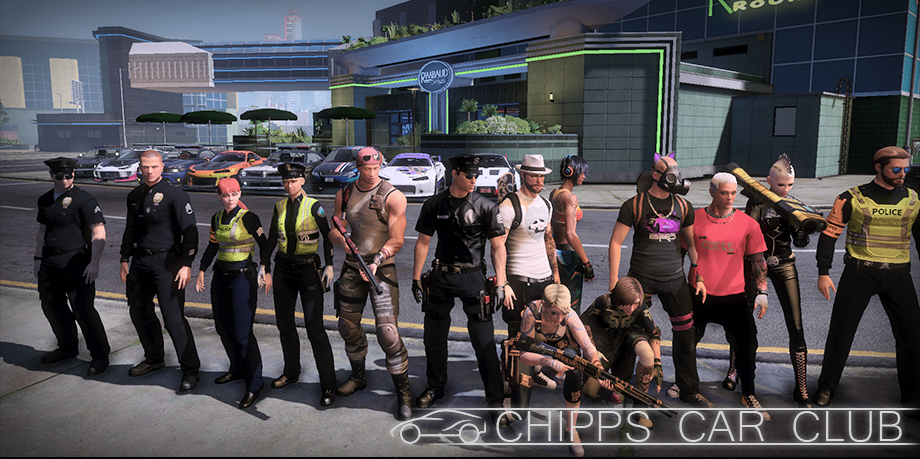
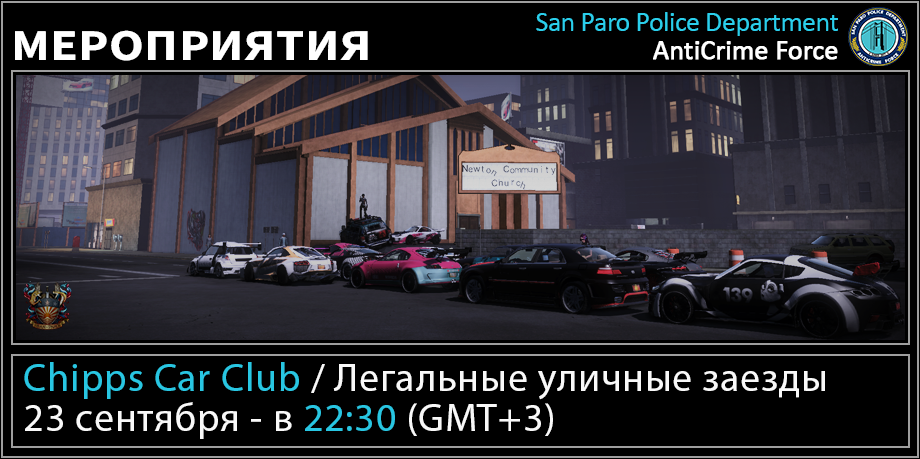
Revision of a layered 920 × 459 image; what changed, layer by layer:
removed group "17/09/2020" (4 layers) from group "RACING NEWS" over [0, 0, 920, 459]
removed layer "Слой 8" from group "17/09/2020" over [386, 395, 490, 459]
removed layer "Слой 5" from group "17/09/2020" over [400, 408, 920, 445]
removed layer "CHIPPS CAR CLUB копия" from group "17/09/2020" over [496, 411, 902, 442]
removed layer "Banner" from group "17/09/2020" over [0, 0, 920, 457]
added group "UPSIDE" with 2 layers in group "FRAME" over [536, 7, 908, 66]
added layer "SPPD ACF LOGO" in group "UPSIDE" over [848, 7, 908, 66]
added layer "San Paro Police Department AntiCrime Force" in group "UPSIDE" over [536, 12, 838, 60]
added group "TEXT" with 2 layers in group "FRAME" over [15, 30, 825, 439]
added layer "МЕРОПРИЯТИЯ" in group "TEXT" over [15, 30, 368, 61]
added layer "Chipps Car Club / Легальные уличные заезды 23 сентября - в 2:3" in group "TEXT" over [24, 362, 825, 439]
added group "IMAGES" with 3 layers in group "FRAME" over [0, 0, 920, 384]
moved "City_Crest" into group "IMAGES", painted on it over [23, 281, 913, 397]
added group "RACINGS" with 1 layers in group "IMAGES" over [0, 0, 920, 384]
added layer "Слой 1" in group "RACINGS" over [0, 0, 920, 384]
added group "BACKGROUND" (1st of 2, in "FRAME") with 3 layers in group "FRAME" over [0, 0, 920, 459]
added layer "TEXT FRAME копия" in group "BACKGROUND" over [10, 69, 911, 346]
added layer "TEXT FRAME" in group "BACKGROUND" over [10, 353, 911, 449]
renamed "Слой 1" to "BACKGROUND", moved it into group "BACKGROUND" over [0, 0, 920, 459]
